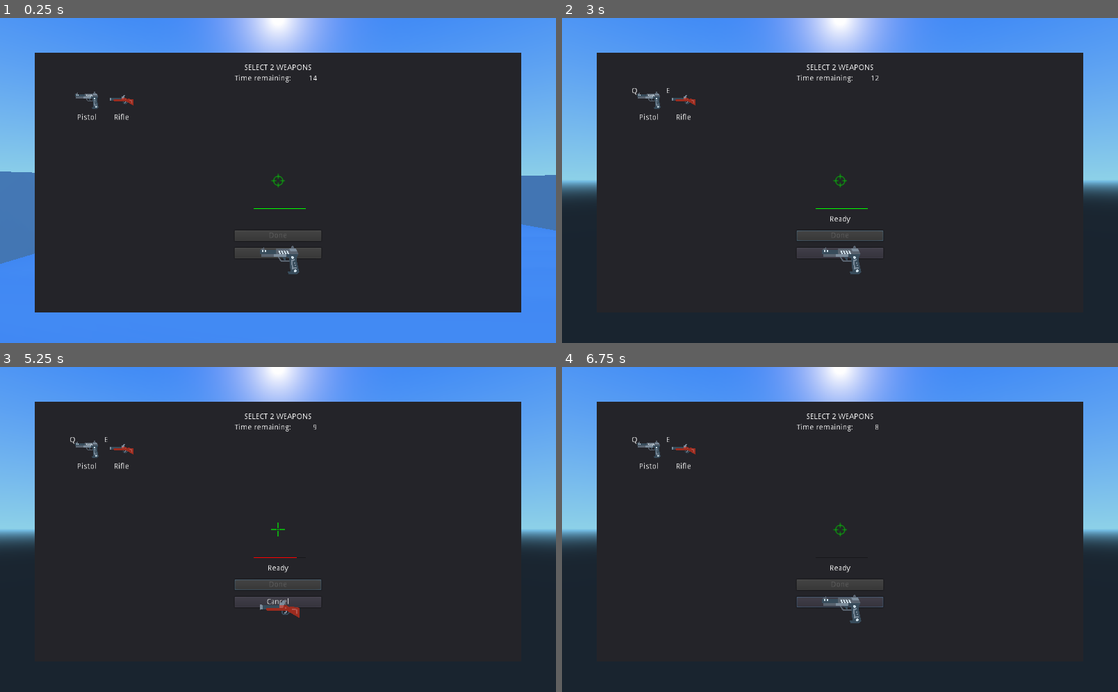
Above: before the commit, frames 1-4 (two rows, left to right).
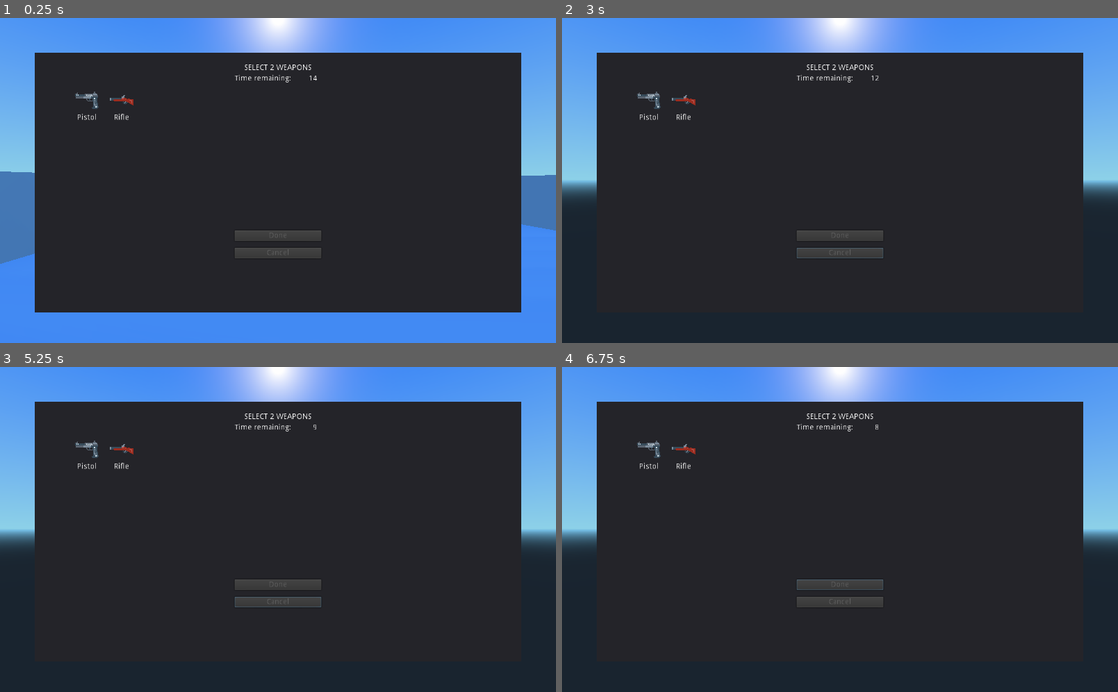
Above: after the commit, the same moments.

Repository: justinwash/duel-fps
Game: Godot game, scene res://temp/sp_game.tscn
The game is run twice, just before and just after one commit, with the same random seed, the same clock (stepped at 60 frames per second) and the same inputs. This scene is started directly instead of the project's main scene.
Inputs (mouse positions are in pixels of both pictures, inside the frame that each line leads up to):
- Up to frame 1 (0.25 s): no input
- Up to frame 2 (3 s): click "Pistol" at 0.5 s; click "Rifle" at 1.25 s; click "Done" at 2 s; click "Cancel" at 2.75 s
- Up to frame 3 (5.25 s): move the mouse to (250, 594) at 3.52 s; hold W (move_forwards) 3.53-5.03 s; click (250, 594) at 3.6 s; move the mouse to (444, 578) at 4.27 s; tap Q (select_primary_weapon) at 4.35 s; click (444, 578) at 4.55 s; move the mouse to (111, 480) at 5.02 s; hold A (move_left) from 5.03 s (still down); hold E (select_secondary_weapon) from 5.03 s (still down)
- Up to frame 4 (6.75 s): click (673, 480) at 5.3 s; move the mouse to (867, 529) at 5.77 s; release E (select_secondary_weapon) at 5.78 s; click (867, 529) at 5.85 s; move the mouse to (756, 448) at 6.52 s; release A (move_left) at 6.53 s; hold S (move_backwards) from 6.53 s (still down); tap Tab (toggle_weapon) at 6.6 s

The runs differ from the first frame. In frame 1, 0.3% of the frame differs, in the area x 45-55%, y 47-79%; in frame 2, 0.4%; in frame 3, 0.3%; in frame 4, 0.5%, in the area x 12-58%, y 21-79%.

Commit message:
weapon select menu

Diff:
--- a/game/game.gd
+++ b/game/game.gd
@@ -3,7 +3,7 @@
 export var DEV_MODE = false
 
 onready var matchmaker = $Matchmaker
-onready var lobby = $Lobby
+onready var lobby = $Overlay/Lobby
 onready var networking_mode = $NetworkingMode
 onready var world = $World
 
--- a/game/game.tscn
+++ b/game/game.tscn
@@ -9,12 +9,16 @@
 pause_mode = 2
 script = ExtResource( 5 )
 
+[node name="World" parent="." instance=ExtResource( 2 )]
+pause_mode = 1
+
 [node name="Matchmaker" parent="." instance=ExtResource( 1 )]
 pause_mode = 2
 matchmaking_server_url = "https://dev-matchmaker.herokuapp.com"
 matchmaking_server_port = ""
 
 [node name="Lobby" parent="." instance=ExtResource( 3 )]
+show_behind_parent = true
 
 [node name="ToggleConnectionButton" parent="Lobby/MatchMakingPanel" index="3"]
 margin_left = 7.0
@@ -23,11 +27,8 @@
 [node name="NetworkingMode" type="Node" parent="."]
 pause_mode = 2
 
-[node name="World" parent="." instance=ExtResource( 2 )]
-pause_mode = 1
+[editable path="World"]
 
 [editable path="Matchmaker"]
 
 [editable path="Lobby"]
-
-[editable path="World"]
--- a/player/player.gd
+++ b/player/player.gd
@@ -1,6 +1,7 @@
 extends KinematicBody
 
 var player = true
+var round_ready = false
 
 const GRAVITY = -20
 const JUMP_SPEED = 7.5
@@ -24,7 +25,7 @@
 onready var status = $Status
 onready var anim = $AnimationPlayer
 onready var timer = $Timer
-onready var round_start_ui = $HUD/RoundStart
+onready var round_start_ui = $Overlay/RoundStartUI
 
 var current_state
 onready var states = {
@@ -34,6 +35,8 @@
 	"dead": $States/Dead,
 	"picking": $States/Picking
 }
+
+signal ready_up
 
 func _ready():
 	round_start_ui.connect("start_round", self, "_start_round")
@@ -49,11 +52,23 @@
 	current_state.enter(self)
 
 func _start_round(weapons):
-	print("starting round with ", weapons)
+	var primary = weapons[0].instance()
+	weapon_handler.primary_slot.add_child(primary)
+	weapon_handler.weapons.primary = primary
+
+	var secondary = weapons[1].instance()
+	weapon_handler.secondary_slot.add_child(secondary)
+	weapon_handler.weapons.secondary = secondary
+
+	weapon_handler.on_ready()
 
 	round_start_ui.visible = false
 	Input.set_mouse_mode(Input.MOUSE_MODE_CAPTURED)
-	change_state("idle")
+
+	if get_tree().has_network_peer():
+		rpc("set_ready", true)
+	else:
+		set_ready(true)
 
 func _process(delta):
 	if is_master_or_player(1):
@@ -62,6 +77,9 @@
 		_move(delta)
 	# make dummy react to gravity
 	elif is_master_or_player(0):
+		if !round_ready:
+			set_ready(true)
+
 		_move(delta)
 
 func _physics_process(delta):
@@ -110,12 +128,9 @@
 	collision_layer = col_layer
 	collision_mask = col_mask
 
-puppet func set_visible(is_visible):
-	visible = is_visible
-
-puppet func set_collision(collision_props):
-	collision_layer = collision_props.collision_layer
-	collision_mask = collision_props.collision_mask
+puppet func set_ready(is_ready):
+	round_ready = is_ready
+	emit_signal("ready_up", self)
 
 master func receive_hit(amount):
 	status.HEALTH -= amount
--- a/player/player.tscn
+++ b/player/player.tscn
@@ -7,10 +7,8 @@
 [ext_resource path="res://player/states/walk.gd" type="Script" id=5]
 [ext_resource path="res://player/states/jump.gd" type="Script" id=6]
 [ext_resource path="res://player/weaponhandler.gd" type="Script" id=7]
-[ext_resource path="res://weapons/pistol/pistol.tscn" type="PackedScene" id=8]
 [ext_resource path="res://player/hud.gd" type="Script" id=9]
 [ext_resource path="res://player/reloadindicator.gd" type="Script" id=10]
-[ext_resource path="res://weapons/rifle/rifle.tscn" type="PackedScene" id=11]
 [ext_resource path="res://player/status.gd" type="Script" id=12]
 [ext_resource path="res://player/states/dead.gd" type="Script" id=13]
 [ext_resource path="res://player/states/picking.gd" type="Script" id=14]
@@ -120,6 +118,20 @@
 "values": [ 1 ]
 }
 
+[sub_resource type="StyleBoxFlat" id=4]
+bg_color = Color( 0.6, 0.6, 0.6, 0 )
+
+[sub_resource type="StyleBoxFlat" id=5]
+bg_color = Color( 0.6, 0.6, 0.6, 0 )
+
+[sub_resource type="BitmapFont" id=6]
+
+[sub_resource type="StyleBoxFlat" id=7]
+bg_color = Color( 1, 0, 0, 1 )
+
+[sub_resource type="StyleBoxFlat" id=8]
+bg_color = Color( 0, 1, 0, 1 )
+
 [sub_resource type="Animation" id=3]
 length = 0.1
 tracks/0/type = "value"
@@ -147,20 +159,6 @@
 "values": [ Vector2( 112, 112 ), Vector2( 80, 80 ) ]
 }
 
-[sub_resource type="StyleBoxFlat" id=4]
-bg_color = Color( 0.6, 0.6, 0.6, 0 )
-
-[sub_resource type="StyleBoxFlat" id=5]
-bg_color = Color( 0.6, 0.6, 0.6, 0 )
-
-[sub_resource type="BitmapFont" id=6]
-
-[sub_resource type="StyleBoxFlat" id=7]
-bg_color = Color( 1, 0, 0, 1 )
-
-[sub_resource type="StyleBoxFlat" id=8]
-bg_color = Color( 0, 1, 0, 1 )
-
 [sub_resource type="CapsuleShape" id=9]
 radius = 0.5
 
@@ -190,13 +188,6 @@
 
 [node name="HUD" type="CanvasLayer" parent="."]
 script = ExtResource( 9 )
-
-[node name="RoundStart" parent="HUD" instance=ExtResource( 15 )]
-pause_mode = 2
-PICK_TIME = 15
-
-[node name="AnimationPlayer" type="AnimationPlayer" parent="HUD"]
-anims/shoot = SubResource( 3 )
 
 [node name="Crosshair" type="TextureRect" parent="HUD"]
 self_modulate = Color( 1, 1, 1, 0.588235 )
@@ -268,6 +259,15 @@
 "_edit_use_anchors_": false
 }
 
+[node name="AnimationPlayer" type="AnimationPlayer" parent="HUD"]
+anims/shoot = SubResource( 3 )
+
+[node name="Overlay" type="CanvasLayer" parent="."]
+
+[node name="RoundStartUI" parent="Overlay" instance=ExtResource( 15 )]
+pause_mode = 2
+PICK_TIME = 15
+
 [node name="BodyCollisionShape" type="CollisionShape" parent="."]
 transform = Transform( 1, 0, 0, 0, -4.37114e-08, -1, 0, 1, -4.37114e-08, 0, 0, 0 )
 shape = SubResource( 9 )
@@ -296,16 +296,7 @@
 
 [node name="Primary" type="Spatial" parent="RotationHelper/WeaponHandler"]
 
-[node name="Pistol" parent="RotationHelper/WeaponHandler/Primary" instance=ExtResource( 8 )]
-PRIMARY_DAMAGE = 2
-PRIMARY_COOLDOWN_TIME = 0.0
-SECONDARY_COOLDOWN_TIME = 0.25
-
 [node name="Secondary" type="Spatial" parent="RotationHelper/WeaponHandler"]
-
-[node name="Rifle" parent="RotationHelper/WeaponHandler/Secondary" instance=ExtResource( 11 )]
-PRIMARY_DAMAGE = 15
-SECONDARY_DAMAGE = 25
 
 [node name="States" type="Node" parent="."]
 
--- a/player/weaponhandler.gd
+++ b/player/weaponhandler.gd
@@ -4,25 +4,32 @@
 onready var hud = get_node("../../HUD")
 onready var camera = get_node("../Camera")
 
+onready var primary_slot = $Primary
+onready var secondary_slot = $Secondary
+
 onready var weapons = {
-	"primary": $Primary.get_child(0),
-	"secondary": $Secondary.get_child(0)
+	"primary": null,
+	"secondary": null
 }
 
-func _ready():
+func weapons_selected():
+	return weapons.primary and weapons.secondary
+
+func on_ready():
 	for weapon in weapons:
 		weapons[weapon].global_transform = camera.global_transform
 	current_weapon = weapons.primary
+
 	if current_weapon.has_method("ready"):
 		current_weapon.ready(self)
 	current_weapon.enter(self)
 
 func _process(delta):
-	if is_master_or_player(1):
+	if is_master_or_player(1) and weapons_selected():
 		current_weapon.update(self, delta)
 
 func _physics_process(delta):
-	if is_master_or_player(1):
+	if is_master_or_player(1) and weapons_selected():
 		current_weapon.physics_update(self, delta)
 
 func _input(event):
--- a/roundstart/roundstart.tscn
+++ b/roundstart/roundstart.tscn
@@ -13,6 +13,13 @@
 margin_right = 960.0
 margin_bottom = 544.0
 script = ExtResource( 3 )
+__meta__ = {
+"_edit_use_anchors_": false
+}
+
+[node name="Panel" type="Panel" parent="."]
+margin_right = 40.0
+margin_bottom = 40.0
 __meta__ = {
 "_edit_use_anchors_": false
 }
@@ -115,6 +122,9 @@
 margin_left = -8.0
 margin_right = 8.0
 margin_bottom = 14.0
+__meta__ = {
+"_edit_use_anchors_": false
+}
 
 [node name="ReadyButton" type="Button" parent="."]
 margin_left = 368.0
--- a/weapons/pistol/pistol.tscn
+++ b/weapons/pistol/pistol.tscn
@@ -8,6 +8,10 @@
 script = ExtResource( 1 )
 crosshair = ExtResource( 3 )
 icon = ExtResource( 2 )
+PRIMARY_DAMAGE = 2
+SECONDARY_DAMAGE = 5
+PRIMARY_COOLDOWN_TIME = 0.0
+SECONDARY_COOLDOWN_TIME = 0.2
 
 [node name="RayCast" type="RayCast" parent="."]
 cast_to = Vector3( 0, 0, -100 )
--- a/weapons/rifle/rifle.tscn
+++ b/weapons/rifle/rifle.tscn
@@ -8,6 +8,8 @@
 script = ExtResource( 1 )
 crosshair = ExtResource( 3 )
 icon = ExtResource( 2 )
+PRIMARY_DAMAGE = 15
+SECONDARY_DAMAGE = 25
 SWITCH_DELAY = 0.25
 
 [node name="RayCast" type="RayCast" parent="."]
--- a/world/world.gd
+++ b/world/world.gd
@@ -25,8 +25,20 @@
 		new_player.translation = map.spawns.get_node("2").translation
 
 	new_player.set_network_master(_id)
+	new_player.connect("ready_up", self, "_ready_up")
 	players.add_child(new_player)
 	print("spawned player for " + str(_id))
+
+func _ready_up(player):
+	var both_ready = true
+
+	for player in players.get_children():
+		if !player.round_ready:
+			both_ready = false
+
+	if both_ready:
+		for player in players.get_children():
+			player.change_state("idle")
 
 func _leave_game():
 	if get_parent().has_method("leave_game"):
Not shown: 1 places in player/player.tscn that only renumber resources
